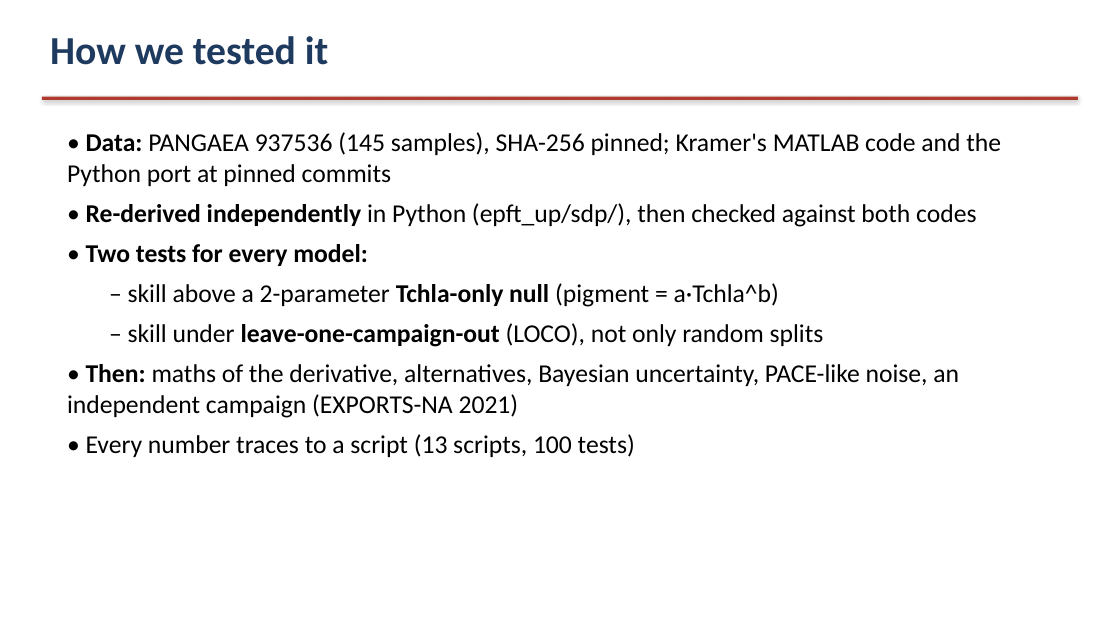
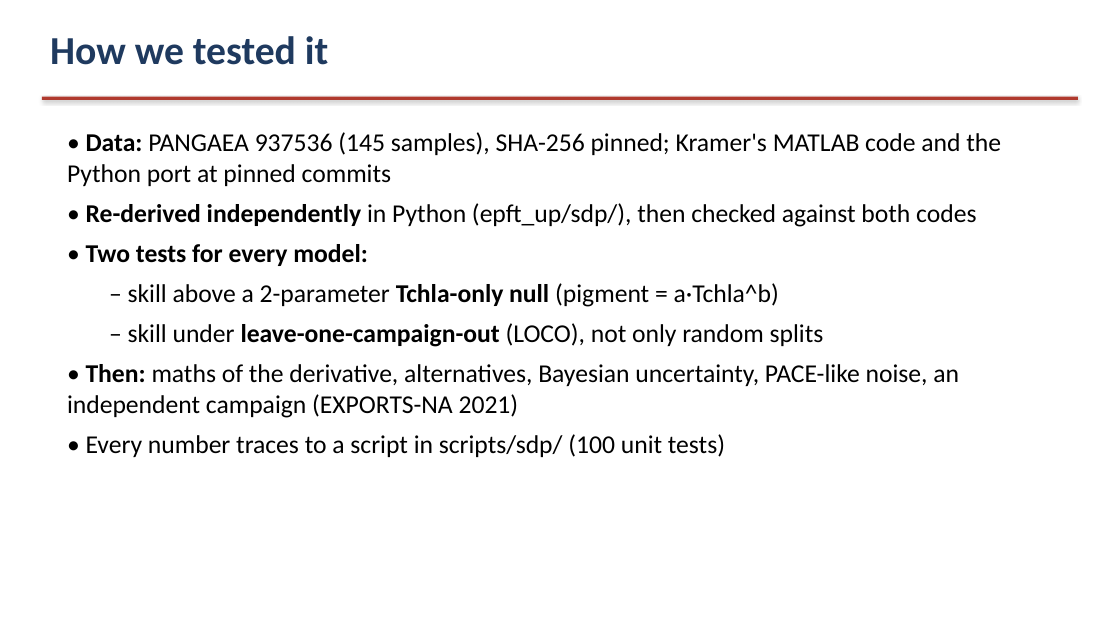
Before and after one commit to ocean-colour/EPFT-UP, a slide deck: slide 8 of reports/slides/SDP_Claude_Slides.pptx. Drawn at 1120x630 pixels with LibreOffice and Linux fonts; fonts in the diff are those of the drawing. Boxes give left, top, right and bottom in pixels: in the first picture for what was removed or moved away, otherwise in the second. Text is boxed around its words. In the diff, an @@ line names an element or a change of style, - is before the commit and + after.

Commit message:
slides

```diff
--- a/reports/slides/SDP_Claude_Slides.pptx
+++ b/reports/slides/SDP_Claude_Slides.pptx
@@ text at [86, 434, 725, 457]: text changed @@
-• Every number traces to a script (13 scripts, 100 tests)
+• Every number traces to a script in scripts/sdp/ (100 unit tests)
```
Also in this commit, not shown: 5 other files.
